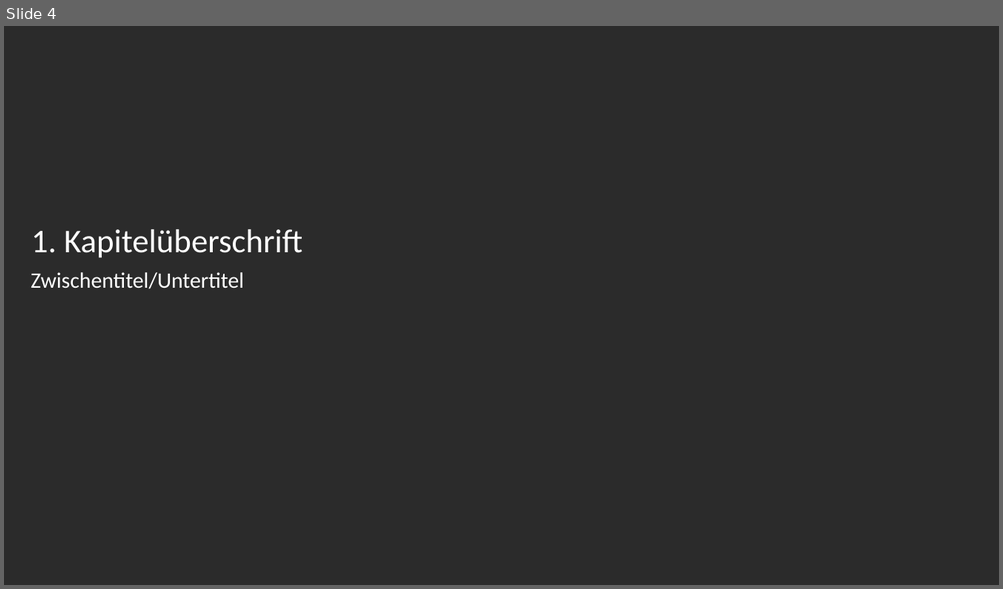
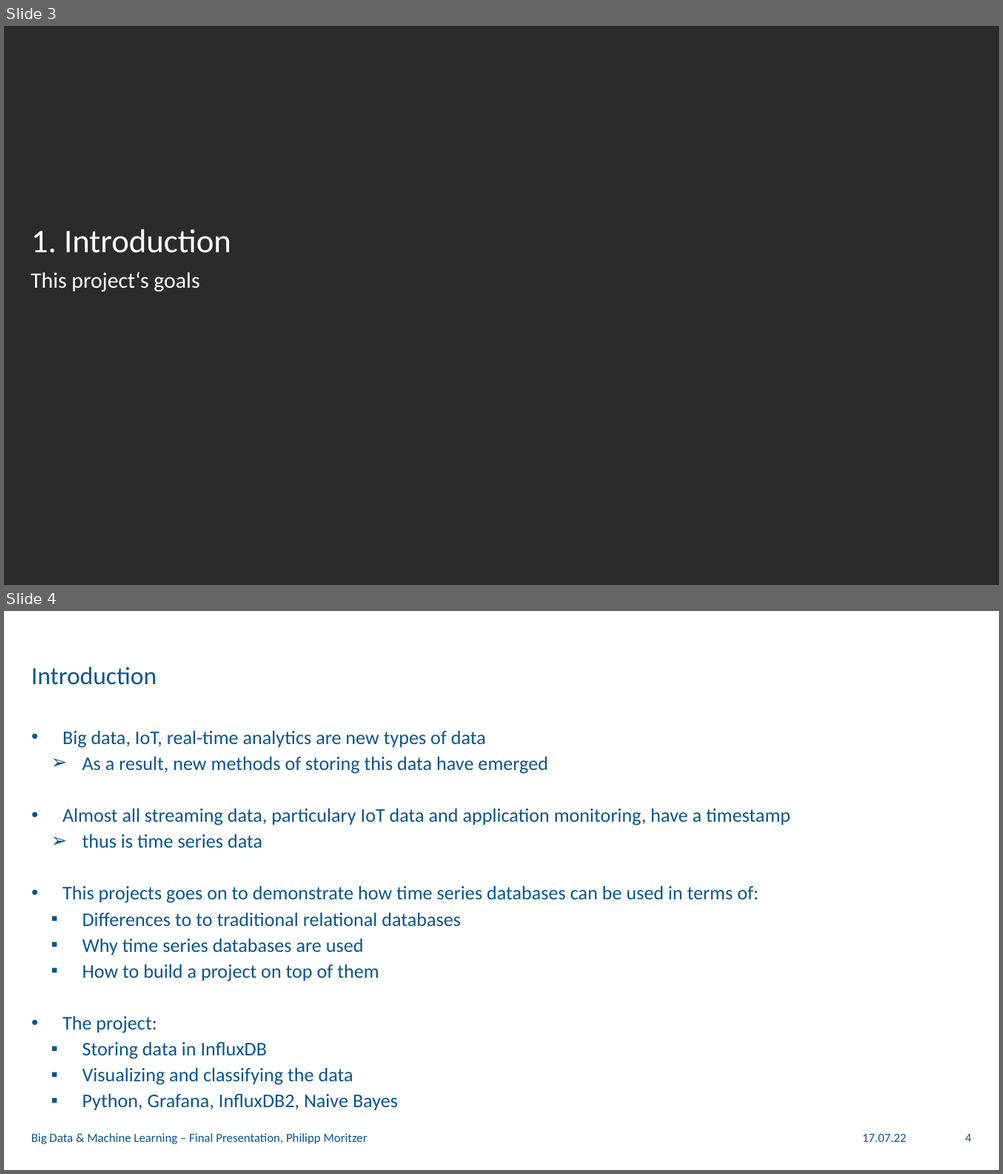
Before and after one commit to philippmoritzer/bd-ml-project, a slide deck: docs/presentation.pptx. Shown one above the other, each under a label of ours: slide 4 before the commit, slides 3 and 4 after it. The pictures are 1003x589 and 1003x1174 pixels, drawn with LibreOffice and Linux fonts; fonts in the diff are those of the drawing; background and template pictures are left out; a plain dark background stands for a picture behind light text. Boxes give left, top, right and bottom in pixels: in the first picture for what was removed or moved away, otherwise in the second. Text is boxed around its words. In the diff, an @@ line names an element or a change of style, - is before the commit and + after.

Commit message:
spelling

```diff
--- a/docs/presentation.pptx
+++ b/docs/presentation.pptx
@@ slide 4 added at (4,611,999,1170), background picture (left out) @@
@@ title added at (31,667,156,685), 18 pt, text #0A558C @@
+Introduction
@@ text added at (62,731,790,1111), 14 pt, text #0A558C @@
+• Big data, IoT, real-time analytics are new types of data
+  ➢ As a result, new methods of storing this data have emerged
+• Almost all streaming data, particulary IoT data and application monitoring, have a timestamp
+  ➢ thus is time series data
+• This projects goes on to demonstrate how time series databases can be used in terms of:
+  ▪ Differences to to traditional relational databases
+  ▪ Why time series databases are used
+  ▪ How to build a project on top of them
+• The project:
+  ▪ Storing data in InfluxDB
+  ▪ Visualizing and classifying the data
+  ▪ Python, Grafana, InfluxDB2, Naive Bayes
@@ text added at (31,1133,367,1145), 9 pt, text #0A558C @@
+Big Data & Machine Learning – Final Presentation, Philipp Moritzer
@@ text added at (862,1134,906,1142), 9 pt, text #0A558C @@
+17.07.22
@@ page number added at (965,1134,971,1142), 9 pt, text #0A558C @@
+4
@@ what was slide 4 is now slide 3 @@
@@ slide 3 changed as well @@
@@ title at (31,230,231,253): text changed @@
-1. Kapitelüberschrift
+1. Introduction
@@ text at (31,272,199,292): text changed @@
-Zwischentitel/Untertitel
+This project‘s goals
```
Also in this commit, not shown: 13 other slides changed, 19 other slides added, 11 slides removed.
